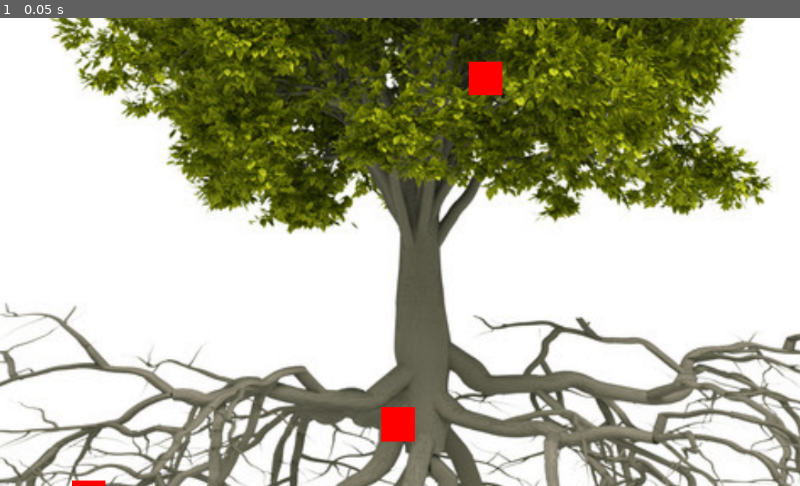
Above: before the commit, frame 1.
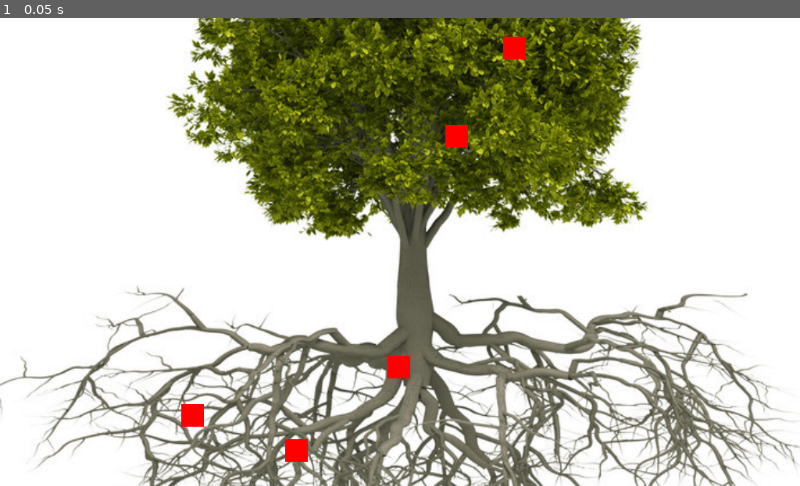
Above: after the commit, the same moment.

Repository: TaneliR/fgj2023
Game: Godot game, scene res://Scenes/PaavosTestScene.tscn
Two runs of this game, one before a commit and one after it. Both use one fixed random seed, a clock stepped at 60 frames per second and the inputs below.
Inputs:
- Up to frame 1 (0.05 s): no input

The runs differ from the first frame. In frame 1, 48% of the frame differs, in the area x 0-100%, y 0-100%.

Commit message:
convert cameramanager to scene

Diff:
--- /dev/null
+++ b/Roots/Scenes/CameraNode.tscn
@@ -0,0 +1,18 @@
+[gd_scene load_steps=3 format=2]
+
+[ext_resource path="res://Scripts/PaavoCameraManagerScript.gd" type="Script" id=1]
+[ext_resource path="res://Scripts/PaavoCamera.gd" type="Script" id=2]
+
+[node name="CameraNode" type="Node"]
+script = ExtResource( 1 )
+target_node = NodePath("../NodeRandomizer")
+
+[node name="Camera2D" type="Camera2D" parent="."]
+current = true
+script = ExtResource( 2 )
+zoom_multiplier = 7500
+shake_intensity = 13.0
+shake_duration = 0.75
+
+[connection signal="average_signal" from="." to="Camera2D" method="_on_CameraNode_average_signal"]
+[connection signal="max_distance" from="." to="Camera2D" method="_on_CameraNode_max_distance"]
--- a/Roots/Scenes/PaavosTestScene.tscn
+++ b/Roots/Scenes/PaavosTestScene.tscn
@@ -1,9 +1,8 @@
-[gd_scene load_steps=5 format=2]
+[gd_scene load_steps=4 format=2]
 
 [ext_resource path="res://Assets/Tree-Roots.jpg" type="Texture" id=1]
 [ext_resource path="res://Scripts/PaavoNodeRandomizer.gd" type="Script" id=2]
-[ext_resource path="res://Scripts/PaavoCameraManagerScript.gd" type="Script" id=3]
-[ext_resource path="res://Scripts/PaavoCamera.gd" type="Script" id=4]
+[ext_resource path="res://Scenes/CameraNode.tscn" type="PackedScene" id=3]
 
 [node name="TestScene" type="Node2D"]
 
@@ -11,18 +10,7 @@
 scale = Vector2( 5, 5 )
 texture = ExtResource( 1 )
 
-[node name="CameraNode" type="Node" parent="."]
-script = ExtResource( 3 )
-target_node = NodePath("../NodeRandomizer")
-
-[node name="Camera2D" type="Camera2D" parent="CameraNode"]
-current = true
-script = ExtResource( 4 )
-shake_intensity = 13.0
-shake_duration = 0.75
+[node name="CameraNode" parent="." instance=ExtResource( 3 )]
 
 [node name="NodeRandomizer" type="Node2D" parent="."]
 script = ExtResource( 2 )
-
-[connection signal="average_signal" from="CameraNode" to="CameraNode/Camera2D" method="_on_CameraNode_average_signal"]
-[connection signal="max_distance" from="CameraNode" to="CameraNode/Camera2D" method="_on_CameraNode_max_distance"]
--- a/Roots/Scripts/PaavoCameraManagerScript.gd
+++ b/Roots/Scripts/PaavoCameraManagerScript.gd
@@ -15,6 +15,7 @@
 func check_children():
 	var randomNode = get_node(target_node)
 	var children = randomNode.get_children()
+
 
 	if children.empty():
 		print("Waiting for children to be instantiated...")
@@ -50,6 +51,3 @@
 				max_distance = distance
 
 	emit_signal("max_distance", float(max_distance))
-
-	print(max_distance)
-	# TODO: signal to camera and base the zoom level
